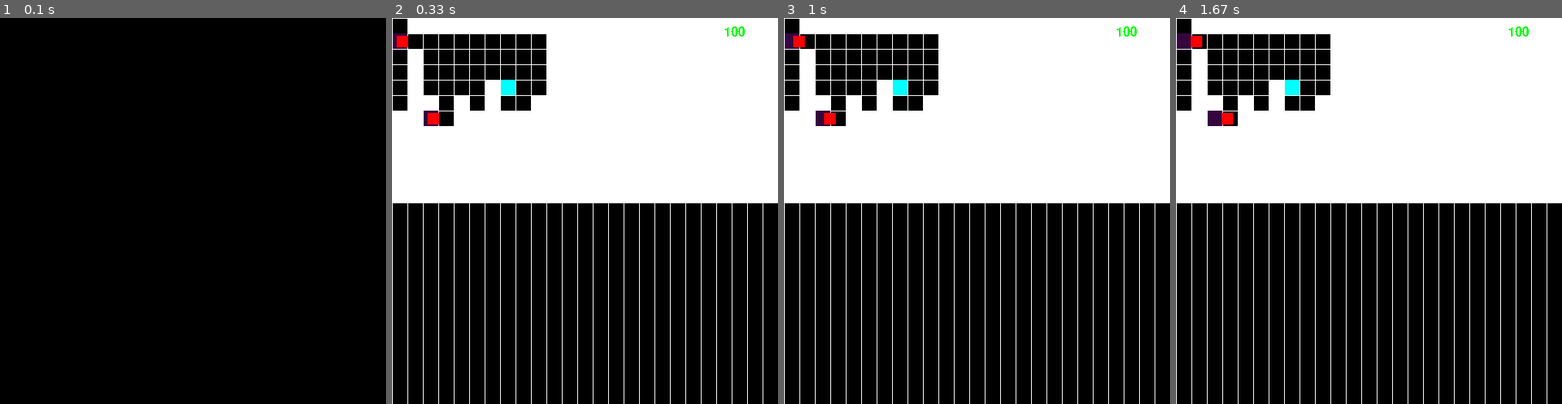
Above: before the commit, frames 1-4 (left to right).
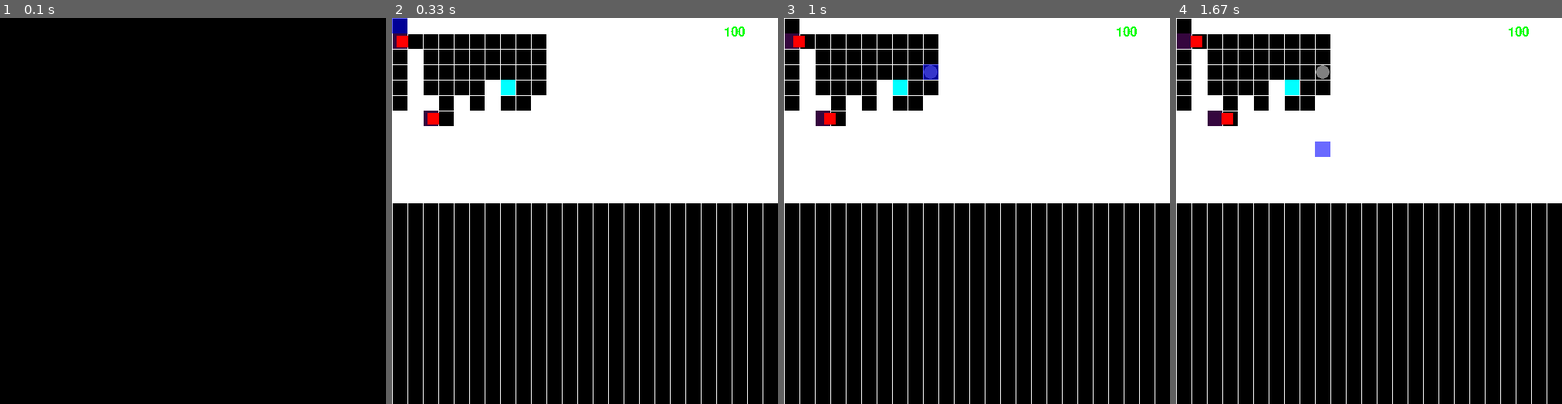
Above: after the commit, the same moments.

Repository: slalomsquid/Tower-Defence
Game: pygame game, started from main.py
Same seed, same stepped clock (60 frames per second), same inputs: the game is played once before the commit and once after it.
Inputs (mouse positions are in pixels of both pictures, inside the frame that each line leads up to):
- Up to frame 1 (0.1 s): no input
- Up to frame 2 (0.33 s): no input
- Up to frame 3 (1 s): press the mouse at (884, 214) at 0.37 s; move the mouse to (949, 253) at 0.47 s; release the mouse at (1015, 295) at 0.6 s; click (1034, 75) at 0.8 s
- Up to frame 4 (1.67 s): press the mouse at (1426, 75) at 1.1 s; move the mouse to (1388, 191) at 1.2 s; move the mouse to (1349, 311) at 1.3 s; release the mouse at (1349, 311) at 1.33 s; click (1357, 145) at 1.6 s

Frame 1 is identical in both runs. In frame 2, 0.2% of the frame differs, in the area x 0-4%, y 0-4%; in frame 3, 0.2%; in frame 4, 0.3%, in the area x 36-40%, y 12-36%.

Commit message:
Working closed path detection and turret placement
script not detects if the placement will block off the path and disallows if so

Diff:
--- a/classes.py
+++ b/classes.py
@@ -11,7 +11,7 @@
         self.width = size
         self.height = size
         self.speed = speed
-        self.block = [1,5,6,7,8]
+        self.block = [1,4,5,6,7,8]
 
     # def handle_movement(self, dt, array, player):
     #     path : list[tuple] = pygameUtils.find_path(array, (self.y,self.x), (player.y,player.x))
@@ -67,6 +67,7 @@
         # recalc
         current_rect_pos = np.array(current_grid_pos) + np.array((self.rect.centerx, self.rect.centery))
 
+        # realign if close
         if pygameUtils.get_distance_between(current_rect_pos, next_pos) < 0.1:
             self.x, self.y = next_coord
             self.rect.centerx, self.rect.centery = (0,0)
@@ -124,9 +125,9 @@
         pass
 
 class Turret():
-    def __init__(self, pos : tuple, health):
-        self.x : int = pos[0]
-        self.y : int = pos[1]
+    def __init__(self, coord : tuple, health):
+        self.x : int = coord[0]
+        self.y : int = coord[1]
         self.rect = pygame.Rect(self.x, self.y, constants.GRID_SIZE, constants.GRID_SIZE)
         self.health = health
 
@@ -134,5 +135,37 @@
 
         pass
 
+class Cursor():
+    def __init__(self, pos : tuple, color : tuple, alpha : int):
+        self.x : int = pos[0]
+        self.y : int = pos[1]
+        self.rect = pygame.Rect(self.x, self.y, constants.GRID_SIZE, constants.GRID_SIZE)
+        self.color : tuple = color + (alpha,)
+
+    def move_to_mouse(self, pos : tuple):
+        coord = pygameUtils.get_grid_index(pos, constants.GRID_SIZE)
+        self.x, self.y = coord
+
+    def place(self, pos : tuple, turrets : list[Turret], array, spawners : list[Spawner], tower : Tower):
+        coord = pygameUtils.get_grid_index(pos, constants.GRID_SIZE)
+        x, y = coord
+        if array[y][x] != 0:
+            return
+        for spawner in spawners:
+            array[y][x] = 4
+            path = pygameUtils.find_path(array, (spawner.pos[1], spawner.pos[0]), (tower.y, tower.x), [1,4])
+            print(path)
+            if len(path) < 2:
+                array[y][x] = 0 # Clean up before leaving lol
+                return
+        turrets.append(Turret(coord, 100))
+        array[y][x] = 4
+        # print(f"placement at {coord}")
+        # print(y)
+
+    def update_pos(self, dt, enemies):
+
+        pass
+
 if __name__ == "__main__":
     print("This is a utility file, not meant to be run directly")
--- a/main.py
+++ b/main.py
@@ -1,5 +1,5 @@
 import constants, keybinds, pygame, pygameUtils, numpy as np
-from classes import Enemy, Player, Spawner, Tower, Turret
+from classes import Enemy, Player, Spawner, Tower, Turret, Cursor
 
 pygame.init()
 clock = pygame.time.Clock()
@@ -8,7 +8,7 @@
 pygame.display.set_caption("Tower defence")
 
 # def draw(array : list[list], enemies : list[Enemy], player : Player, points : list[tuple], money):
-def draw(array : list[list], enemies : list[Enemy], turrets : list[Turret], points : list[tuple], money):
+def draw(array : list[list], enemies : list[Enemy], turrets : list[Turret], points : list[tuple], money, cursor : Cursor):
     SCREEN.fill(constants.BLACK)
 
     for row_idx, row in enumerate(array):
@@ -34,6 +34,9 @@
         # enemy_rect = pygame.Rect(enemy.x*constants.GRID_SIZE+enemy.rect.x,enemy.y*constants.GRID_SIZE+enemy.rect.y,enemy.rect.w,enemy.rect.h)
         pygame.draw.rect(SCREEN, constants.RED, enemy_rect)
 
+    for turret in turrets:
+        target_pos = pygameUtils.get_centre_pos_from_idx((turret.x, turret.y), constants.GRID_SIZE)
+        pygame.draw.circle(SCREEN, constants.GREY, target_pos, constants.GRID_SIZE//2-1)
 
     # left here so i dont forget how to make them
     # player_rect = pygame.Rect(player.x*constants.GRID_SIZE+player.rect.x,player.y*constants.GRID_SIZE+player.rect.y,player.rect.w,player.rect.h)
@@ -46,6 +49,12 @@
 
     pygameUtils.render_text(str(money), (constants.WIDTH-70, 10), constants.GREEN, SCREEN, 25)
 
+    cursor_rect = cursor.rect.copy()
+    cursor_rect.centerx, cursor_rect.centery = pygameUtils.get_centre_pos_from_idx((cursor.x, cursor.y), constants.GRID_SIZE)
+    display = pygame.Surface((constants.WIDTH, constants.HEIGHT), pygame.SRCALPHA)
+    pygame.draw.rect(display, cursor.color, cursor_rect)
+    SCREEN.blit(display, (0,0))
+
     pygame.display.update()
 
 def main():
@@ -54,8 +63,8 @@
         [0,1,1,1,1,1,1,1,1,1,1,1,1,1,1,1,1,1,1,1,1,1,1,1,1],
         [2,0,0,0,0,0,0,0,0,0,1,1,1,1,1,1,1,1,1,1,1,1,1,1,1],
         [0,1,0,0,0,0,0,0,0,0,1,1,1,1,1,1,1,1,1,1,1,1,1,1,1],
-        [0,1,0,0,0,0,0,0,4,0,1,1,1,1,1,1,1,1,1,1,1,1,1,1,1],
-        [0,1,0,0,0,0,1,3,4,0,1,1,1,1,1,1,1,1,1,1,1,1,1,1,1],
+        [0,1,0,0,0,0,0,0,0,0,1,1,1,1,1,1,1,1,1,1,1,1,1,1,1],
+        [0,1,0,0,0,0,1,3,0,0,1,1,1,1,1,1,1,1,1,1,1,1,1,1,1],
         [0,1,1,0,1,0,1,0,0,1,1,1,1,1,1,1,1,1,1,1,1,1,1,1,1],
         [1,1,2,0,1,1,1,1,1,1,1,1,1,1,1,1,1,1,1,1,1,1,1,1,1],
         [1,1,1,1,1,1,1,1,1,1,1,1,1,1,1,1,1,1,1,1,1,1,1,1,1],
@@ -85,6 +94,8 @@
 
     # player = Player(10, (8, 4))
 
+    cursor = Cursor((0,0), constants.BLUE, 150)
+
     points : list[tuple] = []
 
     money : int = 100
@@ -113,9 +124,14 @@
                 case pygame.QUIT:
                     running = False
                 case pygame.MOUSEMOTION:
-                    # mouse_pos = [event.pos[0] + offset_x, event.pos[1] + offset_y]
+                    mouse_pos = (event.pos[0], event.pos[1])
+                    cursor.move_to_mouse(mouse_pos)
                     # mouse_rel = event.rel
                     pass
+                case pygame.MOUSEBUTTONDOWN:
+                    match event.button:
+                        case 1: # 1 represents the left mouse button
+                            cursor.place(mouse_pos, turrets, map_array, spawners, tower)
                 case pygame.KEYDOWN:
                     if any(event.key == key for key in keybinds.shoot):
                         # bullet = Bullet(player.rect.centerx, player.rect.centery, player.rotation, 5)
@@ -138,7 +154,7 @@
                 # print(ans)
                 points += ans
 
-        draw(map_array, enemies, turrets, points, money)
+        draw(map_array, enemies, turrets, points, money, cursor)
 
 if __name__ == "__main__":
     main()
--- a/pygameUtils.py
+++ b/pygameUtils.py
@@ -291,19 +291,21 @@
     path : list = []
     return path
 
-def get_grid_index(x, y, gridsize):
+def get_grid_index(pos : tuple, gridsize):
 
     offset = gridsize / 2
 
-    # Calculate indices
-    col = round((x - offset) / gridsize)
-    row = round((y - offset) / gridsize)
+    # Calculate indices, dont use floor division, because rounding
+    col = round((pos[0] - offset) / gridsize)
+    row = round((pos[1] - offset) / gridsize)
 
     # Boundary check
     col = max(0, min(col, offset - 1))
     row = max(0, min(row, offset - 1))
 
-    coord : tuple = (col, row)
+    # make sure its int
+    coord : tuple = (int(col), int(row))
+    # coord : tuple = (col, row)
     return coord
 
 def get_centre_pos_from_idx(coord, gridsize):
